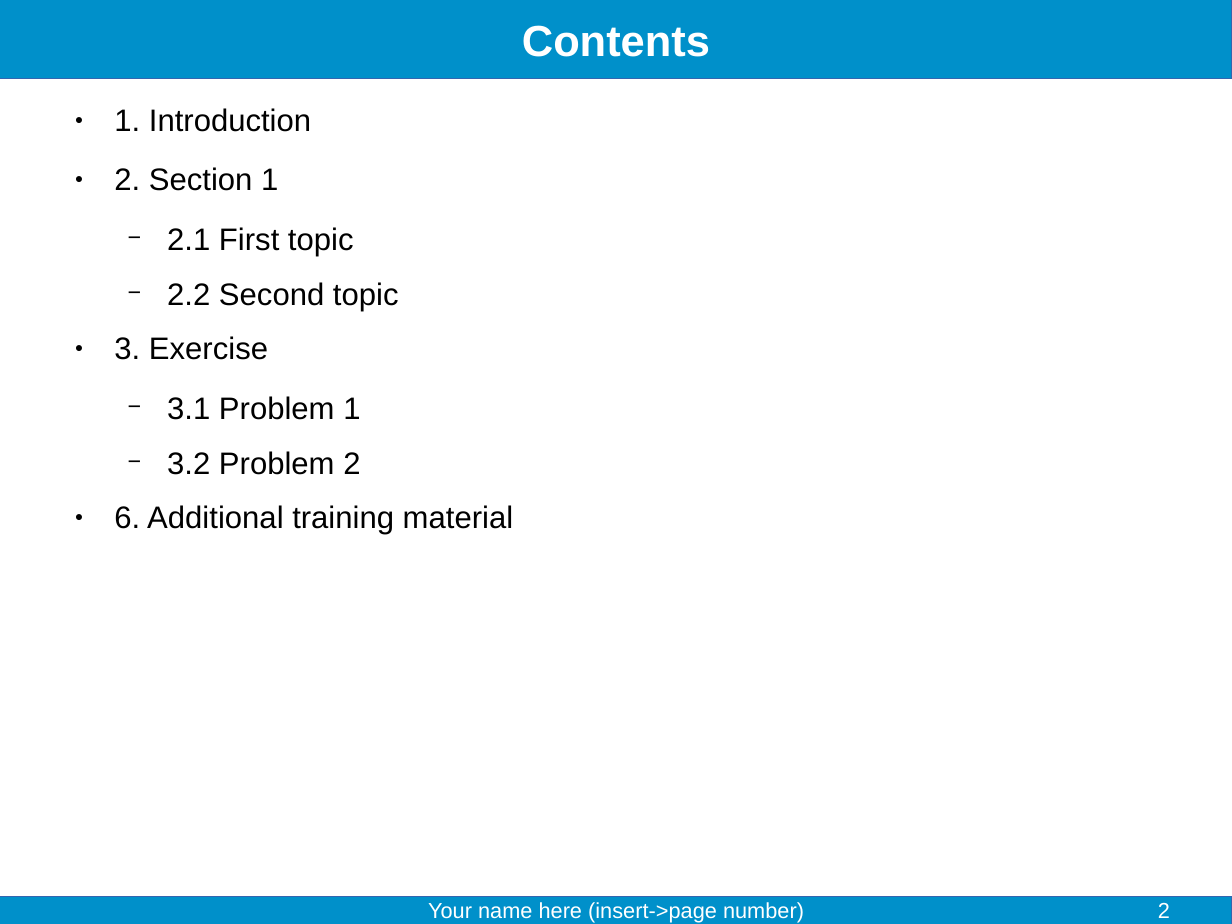
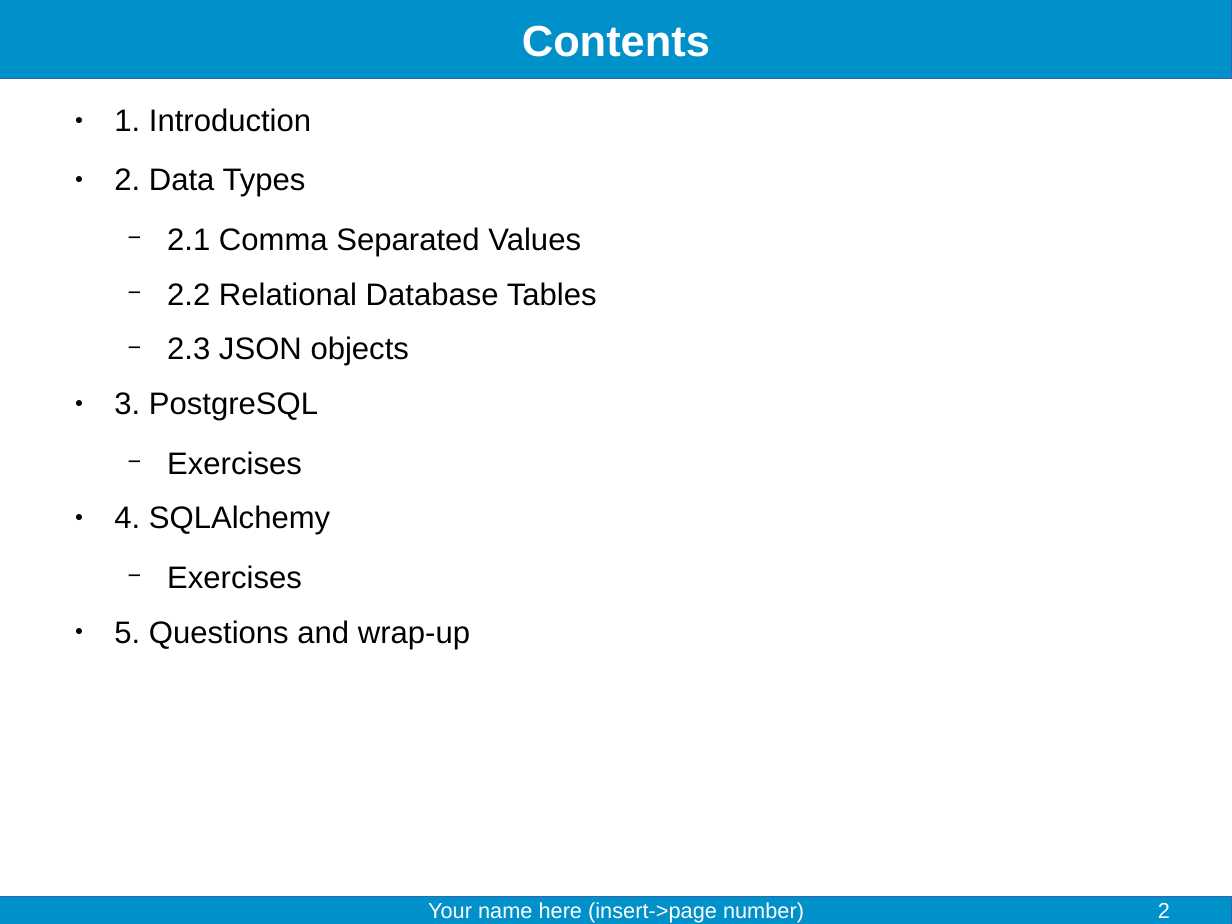
Before and after one commit to fjelltopp/training, a slide deck: slide 2 of data_storage_solutions/Data storage solutions.odp. Drawn at 1232x924 pixels with LibreOffice and Linux fonts; fonts in the diff are those of the drawing. Boxes give left, top, right and bottom in pixels: in the first picture for what was removed or moved away, otherwise in the second. Text is boxed around its words. In the diff, an @@ line names an element or a change of style, - is before the commit and + after.

Commit message:
Add data storage solutions exercises and system exercises

```diff
--- a/data_storage_solutions/Data storage solutions.odp
+++ b/data_storage_solutions/Data storage solutions.odp
@@ text at (114, 168, 597, 649): text changed @@
-● 2. Section 1
-  − 2.1 First topic
-  − 2.2 Second topic
-● 3. Exercise
-  − 3.1 Problem 1
-  − 3.2 Problem 2
-● 6. Additional training material
+● 2. Data Types
+  − 2.1 Comma Separated Values
+  − 2.2 Relational Database Tables
+  − 2.3 JSON objects
+● 3. PostgreSQL
+  − Exercises
+● 4. SQLAlchemy
+  − Exercises
+● 5. Questions and wrap-up
```
Also in this commit, not shown: 5 other slides changed, 3 slides added, 10 other files.
